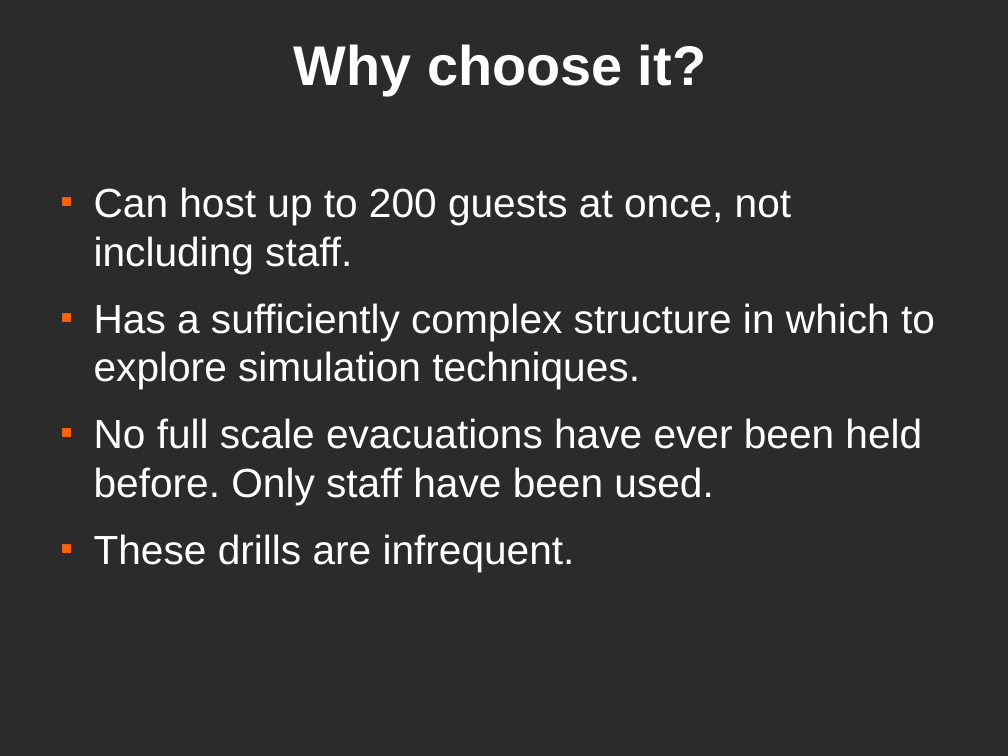
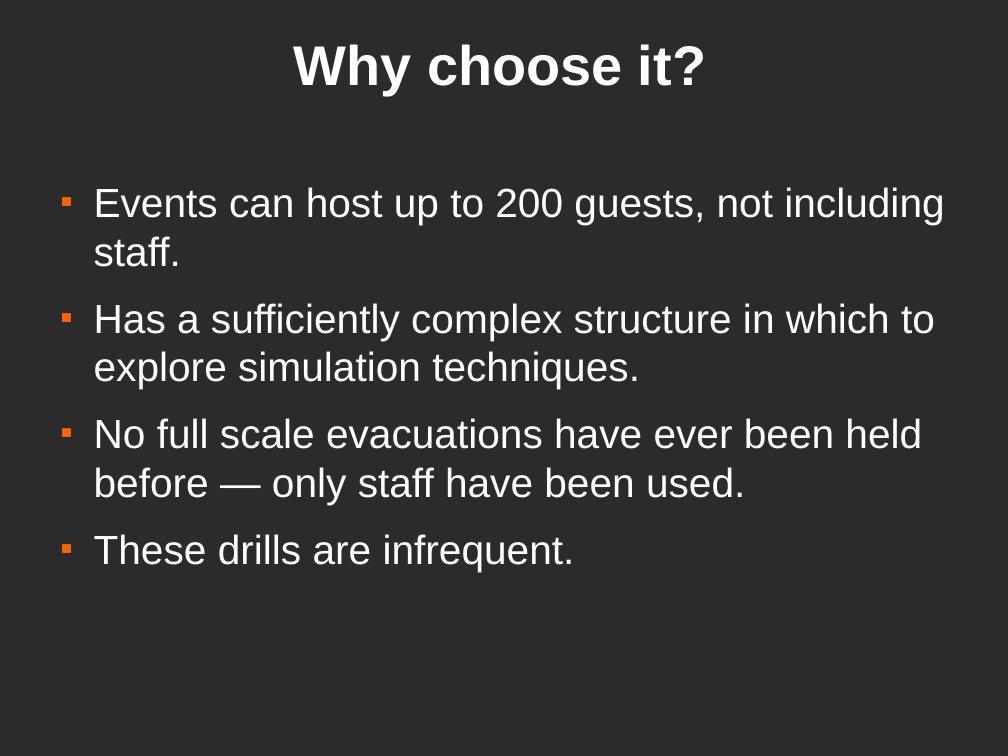
Before and after one commit to dantomosoiu/teamproject, a slide deck: slide 9 of Presentation/TeamProjectPresentation.odp (slide 10 before the commit). Drawn at 1008x756 pixels with LibreOffice and Linux fonts; fonts in the diff are those of the drawing; background and template pictures are left out; a plain dark background stands for a picture behind light text. Boxes give left, top, right and bottom in pixels: in the first picture for what was removed or moved away, otherwise in the second. Text is boxed around its words. In the diff, an @@ line names an element or a change of style, - is before the commit and + after.

```diff
--- a/Presentation/TeamProjectPresentation.odp
+++ b/Presentation/TeamProjectPresentation.odp
@@ text at (94, 187, 944, 267): text changed @@
-■ Can host up to 200 guests at once, not including staff.
+■ Events can host up to 200 guests, not including staff.
@@ text at (94, 418, 922, 505): text changed @@
-■ No full scale evacuations have ever been held before. Only staff have been used.
+■ No full scale evacuations have ever been held before — only staff have been used.
```
Also in this commit, not shown: 4 other slides changed, 12 slides added, 1 slide removed.
